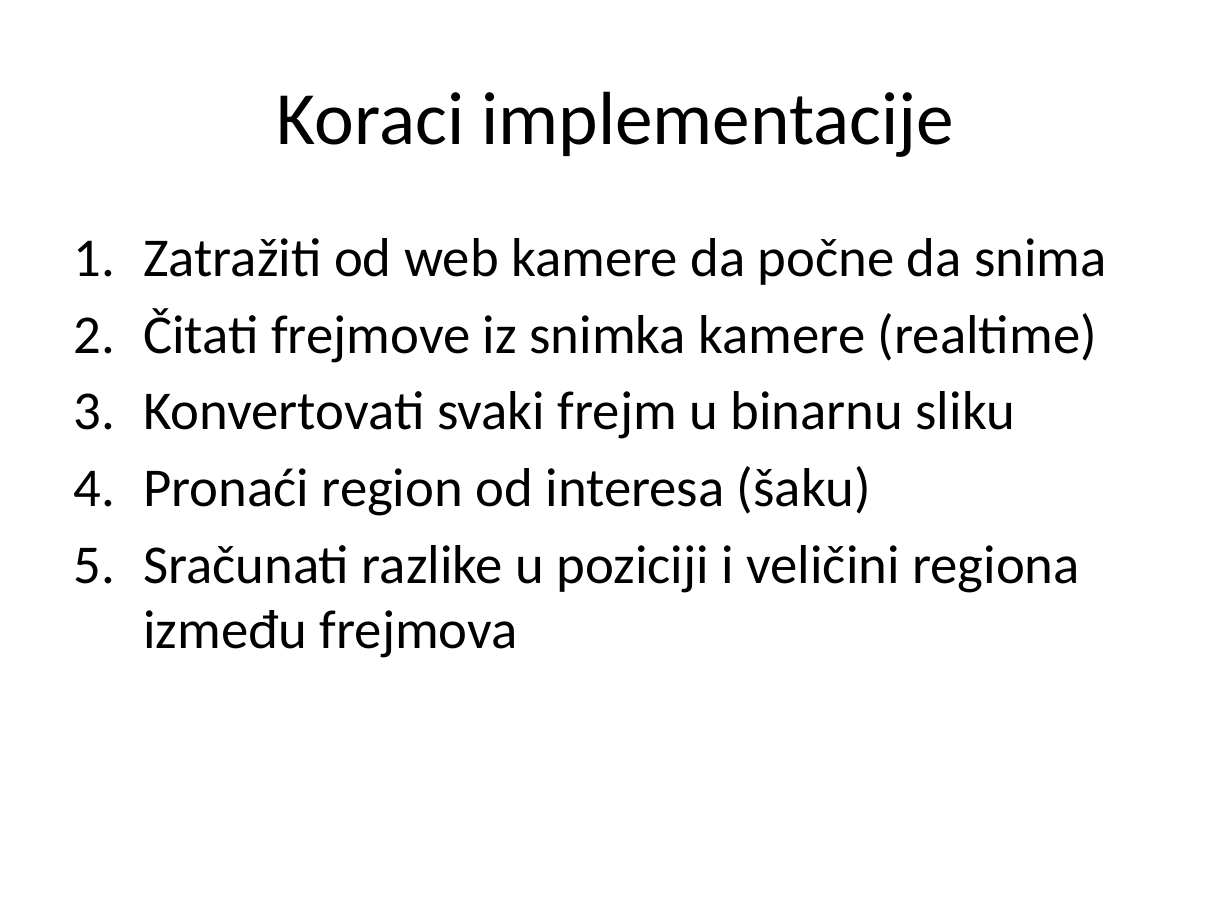
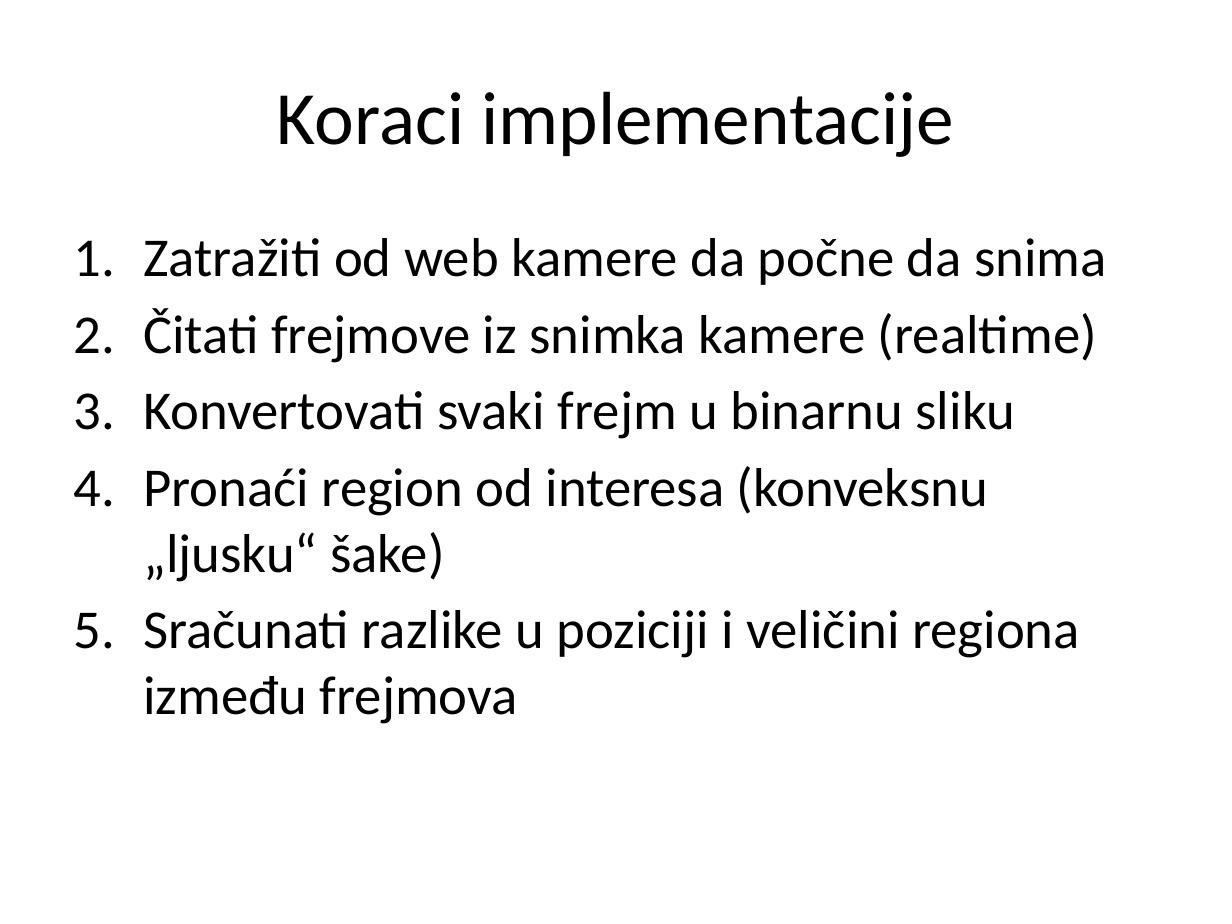
Before and after one commit to cLaki/UseTheForce, a slide deck: slide 7 of prezentacija.pptx (slide 8 before the commit). Drawn at 1232x924 pixels with LibreOffice and Linux fonts; fonts in the diff are those of the drawing. Boxes give left, top, right and bottom in pixels: in the first picture for what was removed or moved away, otherwise in the second. Text is boxed around its words. In the diff, an @@ line names an element or a change of style, - is before the commit and + after.

```diff
--- a/prezentacija.pptx
+++ b/prezentacija.pptx
@@ text at (143, 466, 988, 582): text changed @@
-4. Pronaći region od interesa (šaku)
+4. Pronaći region od interesa (konveksnu „ljusku“ šake)
```
Also in this commit, not shown: 1 other slide changed, 1 slide removed.
